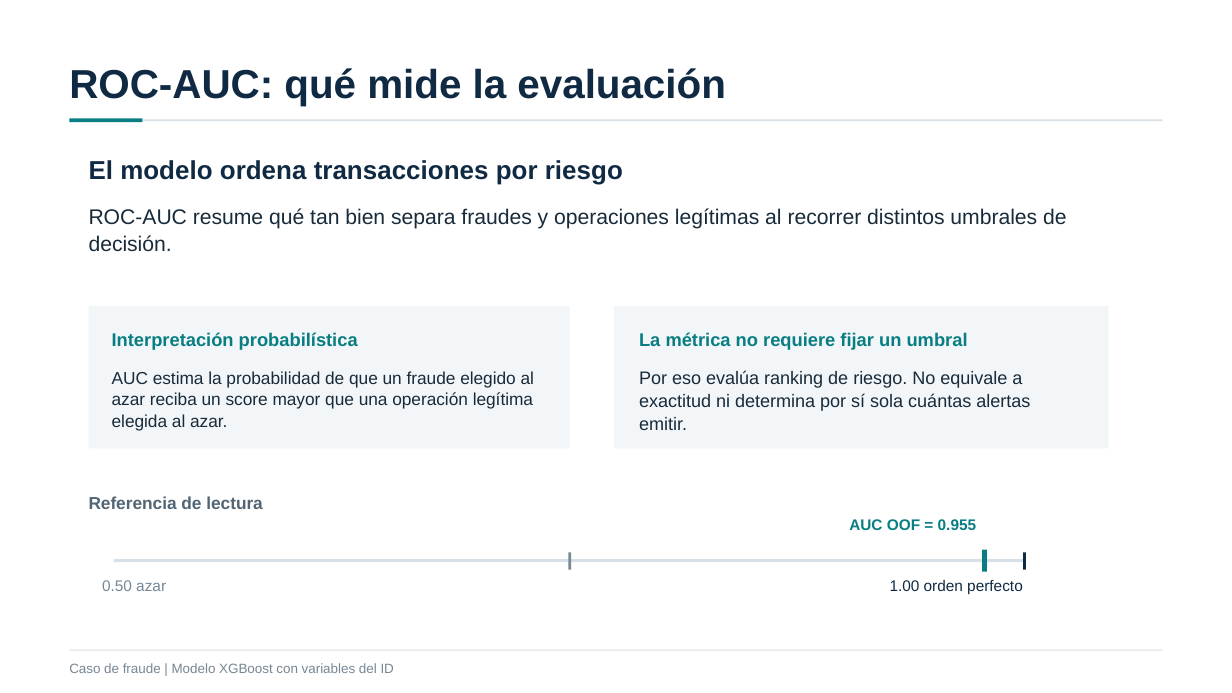
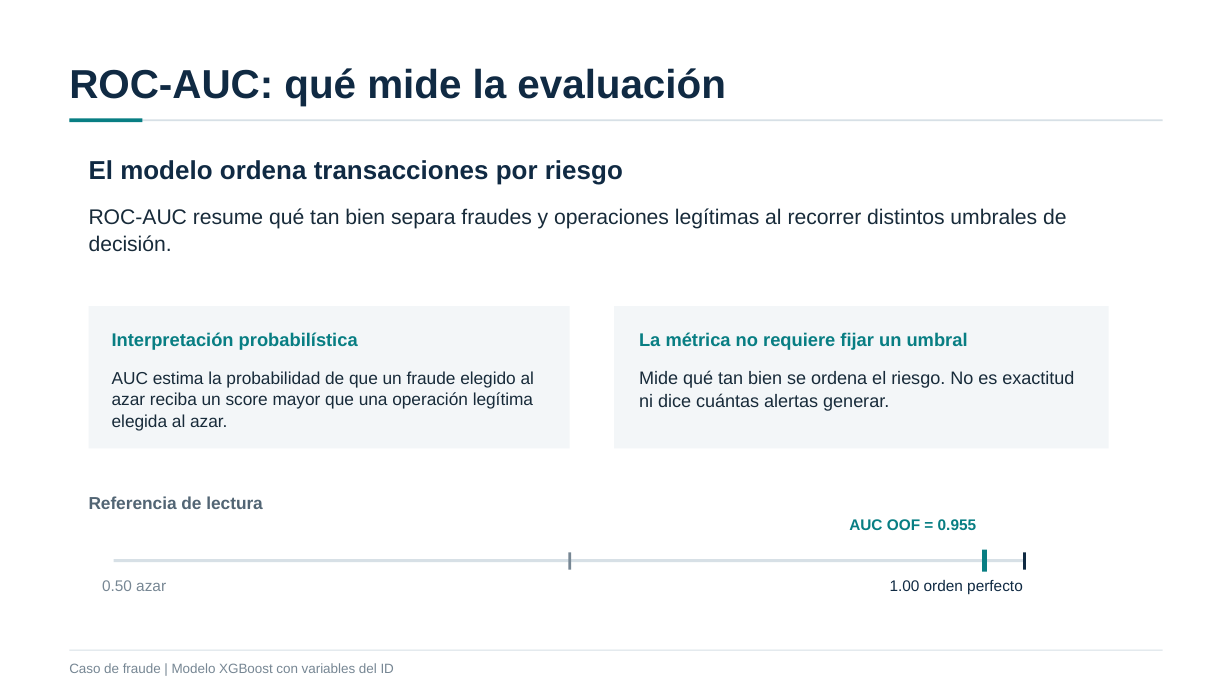
Before and after one commit to adrianfelipe812/deteccion-fraude-xgboost, a slide deck: slide 3 of presentacion/Analisis_Deteccion_Fraude_Entrega.pptx. Drawn at 1232x693 pixels with LibreOffice and Linux fonts; fonts in the diff are those of the drawing. Boxes give left, top, right and bottom in pixels: in the first picture for what was removed or moved away, otherwise in the second. Text is boxed around its words. In the diff, an @@ line names an element or a change of style, - is before the commit and + after.

```diff
--- a/presentacion/Analisis_Deteccion_Fraude_Entrega.pptx
+++ b/presentacion/Analisis_Deteccion_Fraude_Entrega.pptx
@@ text at <box>639,370,1074,411</box>: text changed @@
-Por eso evalúa ranking de riesgo. No equivale a exactitud ni determina por sí sola cuántas alertas emitir.
+Mide qué tan bien se ordena el riesgo. No es exactitud ni dice cuántas alertas generar.
```
Also in this commit, not shown: 8 other slides changed.
